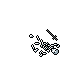
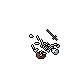
Layered file, before and after one edit (64x64). Changes by layer:
added layer "Shield" over [36, 51, 46, 59]
